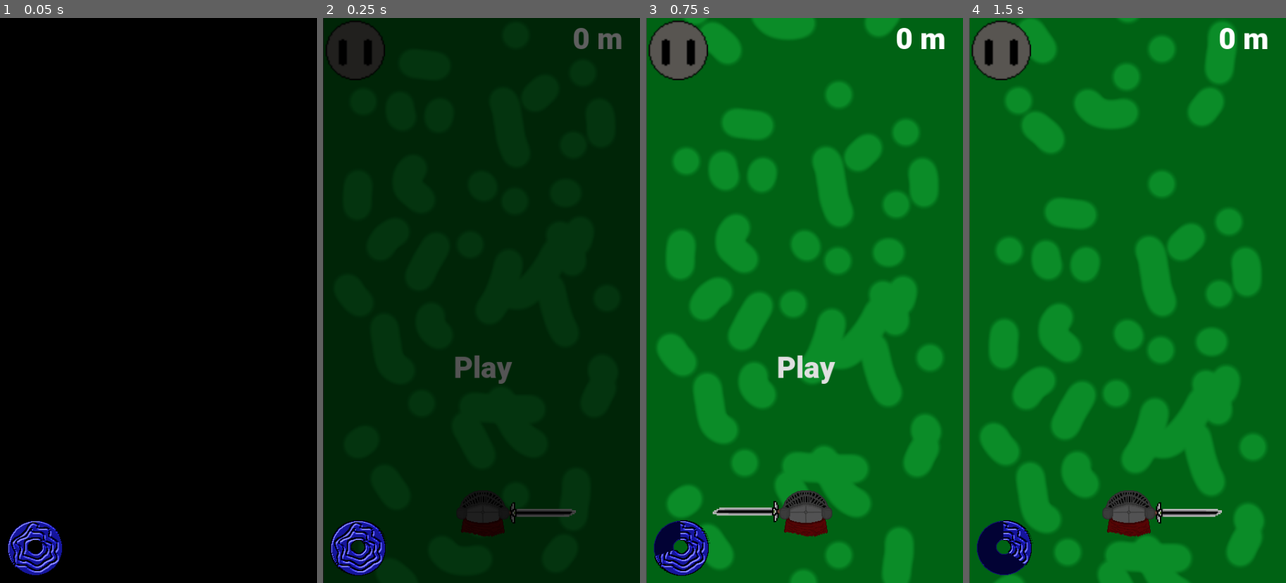
Above: before the commit, frames 1-4 (left to right).
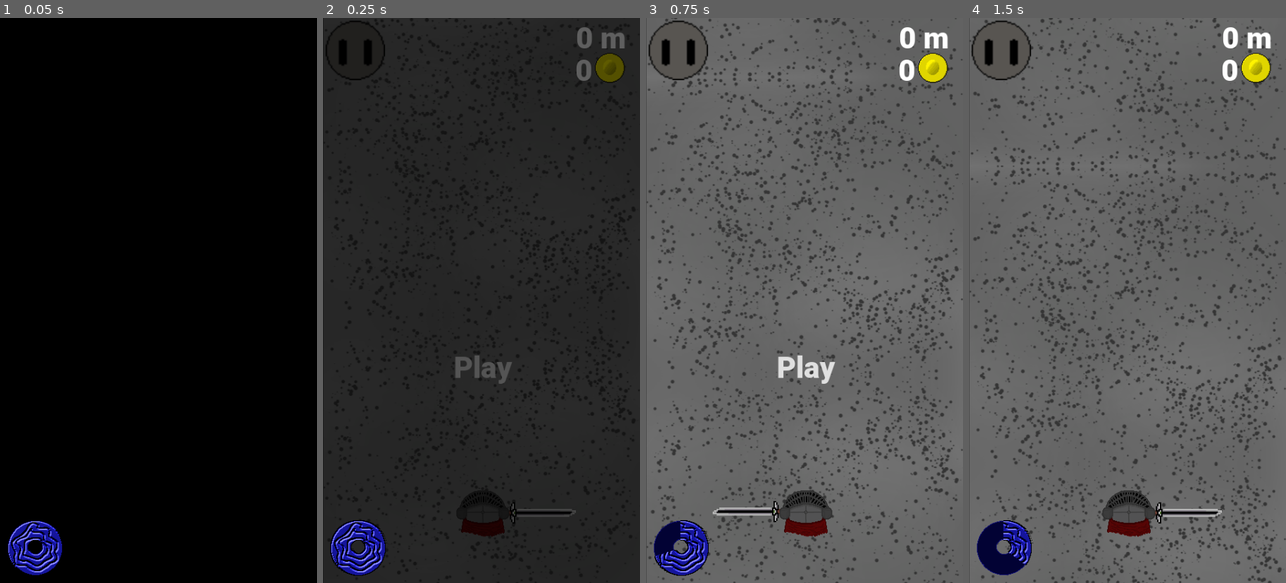
Above: after the commit, the same moments.

Repository: Yeetii/Bladerunner
Game: Godot game, scene res://Scenes/Main.tscn
Same seed, same stepped clock (60 frames per second), same inputs: the game is played once before the commit and once after it.
Inputs (mouse positions are in pixels of both pictures, inside the frame that each line leads up to):
- Up to frame 1 (0.05 s): no input
- Up to frame 2 (0.25 s): no input
- Up to frame 3 (0.75 s): click (677, 51) at 0.5 s
- Up to frame 4 (1.5 s): click "Play" at 1.25 s

Frame 1 is identical in both runs. In frame 2, 92% of the frame differs, in the area x 0-100%, y 0-100%; in frame 3, 95%; in frame 4, 96%.
Error after the commit: Invalid call. Nonexistent function 'has' in base 'Nil'. (res://Scripts/Global.gd:57)

Commit message:
Added Gold, better save, particles

Diff:
--- /dev/null
+++ b/Particles/EnemyHitParticle.tres
@@ -0,0 +1,48 @@
+[gd_resource type="ParticlesMaterial" load_steps=3 format=2]
+
+[ext_resource path="res://Particles/EnemyHitParticleScaleCurve.tres" type="Texture" id=1]
+
+[sub_resource type="GradientTexture" id=1]
+
+flags = 4
+width = 2048
+
+[resource]
+
+render_priority = 0
+trail_divisor = 1
+emission_shape = 0
+flag_align_y = false
+flag_rotate_y = false
+flag_disable_z = true
+spread = 180.0
+flatness = 0.0
+gravity = Vector3( 0, 0, 0 )
+initial_velocity = 150.0
+initial_velocity_random = 0.4
+angular_velocity = 0.0
+angular_velocity_random = 0.0
+orbit_velocity = 0.0
+orbit_velocity_random = 0.0
+linear_accel = 0.0
+linear_accel_random = 0.0
+radial_accel = 0.0
+radial_accel_random = 0.0
+tangential_accel = 0.0
+tangential_accel_random = 0.0
+damping = 10.0
+damping_random = 0.0
+angle = 90.0
+angle_random = 0.45
+scale = 5.0
+scale_random = 0.0
+scale_curve = ExtResource( 1 )
+color_ramp = SubResource( 1 )
+hue_variation = 0.0
+hue_variation_random = 0.0
+anim_speed = 0.0
+anim_speed_random = 0.0
+anim_offset = 0.0
+anim_offset_random = 0.0
+anim_loop = false
+_sections_unfolded = [ "Angle", "Angular Velocity", "Animation", "Color", "Damping", "Emission Shape", "Flags", "Gravity", "Hue Variation", "Initial Velocity", "Linear Accel", "Orbit Velocity", "Radial Accel", "Resource", "Scale", "Spread", "Tangential Accel", "Trail" ]
--- /dev/null
+++ b/Particles/EnemyHitParticleScaleCurve.tres
@@ -0,0 +1,14 @@
+[gd_resource type="CurveTexture" load_steps=2 format=2]
+
+[sub_resource type="Curve" id=2]
+
+min_value = 0.0
+max_value = 1.0
+bake_resolution = 100
+_data = [ Vector2( 0, 1 ), 0.0, 0.0, 0, 0, Vector2( 1, 0 ), 0.0, 0.0, 0, 0 ]
+
+[resource]
+
+flags = 4
+width = 2048
+curve = SubResource( 2 )
--- a/Scenes/Background.tscn
+++ b/Scenes/Background.tscn
@@ -1,6 +1,6 @@
 [gd_scene load_steps=2 format=2]
 
-[ext_resource path="res://Sprites/bg.png" type="Texture" id=1]
+[ext_resource path="res://Sprites/bg2.png" type="Texture" id=1]
 
 [node name="icon" type="Sprite" index="0"]
 
--- /dev/null
+++ b/Scenes/EnemyHitParticle.tscn
@@ -0,0 +1,35 @@
+[gd_scene load_steps=3 format=2]
+
+[ext_resource path="res://Scripts/Particle.gd" type="Script" id=1]
+[ext_resource path="res://Particles/EnemyHitParticle.tres" type="Material" id=2]
+
+[node name="EnemyHitParticle" type="Node2D"]
+
+z_index = 10
+script = ExtResource( 1 )
+_sections_unfolded = [ "Material", "Transform", "Z Index" ]
+
+[node name="Particles2D" type="Particles2D" parent="." index="0"]
+
+modulate = Color( 0, 0.246094, 0.0672913, 0.364667 )
+self_modulate = Color( 0, 0.230469, 0.0144043, 0.690588 )
+show_behind_parent = true
+emitting = false
+amount = 100
+lifetime = 1.0
+one_shot = true
+preprocess = 0.0
+speed_scale = 2.0
+explosiveness = 1.0
+randomness = 0.0
+fixed_fps = 0
+fract_delta = true
+visibility_rect = Rect2( 0, 0, 0, 0 )
+local_coords = false
+draw_order = 0
+process_material = ExtResource( 2 )
+texture = null
+normal_map = null
+h_frames = 1
+v_frames = 1
+_sections_unfolded = [ "Drawing", "Material", "Process Material", "Textures", "Time", "Transform", "Visibility", "Z Index" ]
--- a/Scenes/GobinAdult.tscn
+++ b/Scenes/GobinAdult.tscn
@@ -1,7 +1,8 @@
-[gd_scene load_steps=4 format=2]
+[gd_scene load_steps=5 format=2]
 
 [ext_resource path="res://Scripts/GobinAdult.gd" type="Script" id=1]
-[ext_resource path="res://Sprites/Characters/Goblin Adult.png" type="Texture" id=2]
+[ext_resource path="res://Scenes/EnemyHitParticle.tscn" type="PackedScene" id=2]
+[ext_resource path="res://Sprites/Characters/Goblin Adult.png" type="Texture" id=3]
 
 [sub_resource type="CircleShape2D" id=1]
 
@@ -18,6 +19,7 @@
 audio_bus_override = false
 audio_bus_name = "Master"
 script = ExtResource( 1 )
+death_particle = ExtResource( 2 )
 base_speed = 150
 speed_randomness = 140
 spawn_offset = Vector2( 0, -1000 )
--- a/Scenes/Goblin.tscn
+++ b/Scenes/Goblin.tscn
@@ -1,7 +1,8 @@
-[gd_scene load_steps=4 format=2]
+[gd_scene load_steps=5 format=2]
 
 [ext_resource path="res://Scripts/Goblin.gd" type="Script" id=1]
-[ext_resource path="res://Sprites/Characters/Goblin.png" type="Texture" id=2]
+[ext_resource path="res://Scenes/EnemyHitParticle.tscn" type="PackedScene" id=2]
+[ext_resource path="res://Sprites/Characters/Goblin.png" type="Texture" id=3]
 
 [sub_resource type="CircleShape2D" id=1]
 
@@ -19,6 +20,7 @@
 audio_bus_name = "Master"
 script = ExtResource( 1 )
 _sections_unfolded = [ "Transform", "Visibility" ]
+death_particle = ExtResource( 2 )
 base_speed = 150
 speed_randomness = 140
 spawn_offset = Vector2( 0, -1000 )
--- /dev/null
+++ b/Scenes/Gold.tscn
@@ -0,0 +1,23 @@
+[gd_scene load_steps=3 format=2]
+
+[ext_resource path="res://Sprites/gold.png" type="Texture" id=1]
+[ext_resource path="res://Scripts/Gold.gd" type="Script" id=2]
+
+[node name="Gold" type="Sprite"]
+
+texture = ExtResource( 1 )
+centered = false
+script = ExtResource( 2 )
+_sections_unfolded = [ "Material", "Offset", "Region", "Transform", "Visibility", "Z Index" ]
+
+[node name="Tween" type="Tween" parent="." index="0"]
+
+repeat = false
+playback_process_mode = 1
+playback_speed = 1.0
+playback/active = false
+playback/repeat = false
+playback/speed = 1.0
+_sections_unfolded = [ "playback" ]
+
+[connection signal="tween_completed" from="Tween" to="." method="_on_Tween_tween_completed"]
--- a/Scenes/Main.tscn
+++ b/Scenes/Main.tscn
@@ -1,16 +1,18 @@
-[gd_scene load_steps=13 format=2]
+[gd_scene load_steps=15 format=2]
 
 [ext_resource path="res://Scripts/Main.gd" type="Script" id=1]
 [ext_resource path="res://Scenes/Goblin.tscn" type="PackedScene" id=2]
 [ext_resource path="res://Scenes/GobinAdult.tscn" type="PackedScene" id=3]
 [ext_resource path="res://Scenes/Player.tscn" type="PackedScene" id=4]
 [ext_resource path="res://Fonts/font.tres" type="DynamicFont" id=5]
-[ext_resource path="res://Sprites/Pause.png" type="Texture" id=6]
-[ext_resource path="res://Scripts/HighScore.gd" type="Script" id=7]
-[ext_resource path="res://Scenes/Transition.tscn" type="PackedScene" id=8]
-[ext_resource path="res://Sprites/EnergyBack.png" type="Texture" id=9]
-[ext_resource path="res://Sprites/EnergyFiller.png" type="Texture" id=10]
-[ext_resource path="res://Scripts/EnergyBar.gd" type="Script" id=11]
+[ext_resource path="res://Scripts/GoldText.gd" type="Script" id=6]
+[ext_resource path="res://Sprites/gold.png" type="Texture" id=7]
+[ext_resource path="res://Sprites/Pause.png" type="Texture" id=8]
+[ext_resource path="res://Scripts/HighScore.gd" type="Script" id=9]
+[ext_resource path="res://Scenes/Transition.tscn" type="PackedScene" id=10]
+[ext_resource path="res://Sprites/EnergyBack.png" type="Texture" id=11]
+[ext_resource path="res://Sprites/EnergyFiller.png" type="Texture" id=12]
+[ext_resource path="res://Scripts/EnergyBar.gd" type="Script" id=13]
 
 [sub_resource type="Animation" id=1]
 
@@ -58,8 +60,10 @@
 anchor_top = 0.0
 anchor_right = 1.0
 anchor_bottom = 0.0
-margin_left = -128.0
-margin_bottom = 64.0
+margin_left = -149.0
+margin_top = -1.0
+margin_right = -21.0
+margin_bottom = 63.0
 rect_pivot_offset = Vector2( 0, 0 )
 rect_clip_content = false
 mouse_filter = 2
@@ -68,14 +72,75 @@
 size_flags_vertical = 4
 custom_fonts/font = ExtResource( 5 )
 text = "0 m"
-align = 1
+align = 2
 valign = 1
 percent_visible = 1.0
 lines_skipped = 0
 max_lines_visible = -1
 _sections_unfolded = [ "Material", "Visibility", "custom_colors", "custom_fonts", "custom_styles" ]
 
-[node name="Pause" type="Button" parent="UI" index="1"]
+[node name="GoldInformation" type="HBoxContainer" parent="UI" index="1"]
+
+anchor_left = 0.0
+anchor_top = 0.0
+anchor_right = 0.0
+anchor_bottom = 0.0
+margin_left = 306.0
+margin_top = 53.0
+margin_right = 457.0
+margin_bottom = 106.0
+rect_pivot_offset = Vector2( 0, 0 )
+rect_clip_content = false
+mouse_filter = 0
+mouse_default_cursor_shape = 0
+size_flags_horizontal = 1
+size_flags_vertical = 1
+alignment = 0
+_sections_unfolded = [ "Anchor", "Grow Direction", "Rect" ]
+
+[node name="Gold" type="Label" parent="UI/GoldInformation" index="0"]
+
+anchor_left = 0.0
+anchor_top = 0.0
+anchor_right = 0.0
+anchor_bottom = 0.0
+margin_right = 102.0
+margin_bottom = 53.0
+rect_pivot_offset = Vector2( 0, 0 )
+rect_clip_content = false
+mouse_filter = 2
+mouse_default_cursor_shape = 0
+size_flags_horizontal = 3
+size_flags_vertical = 1
+custom_fonts/font = ExtResource( 5 )
+text = "0"
+align = 2
+percent_visible = 1.0
+lines_skipped = 0
+max_lines_visible = -1
+script = ExtResource( 6 )
+_sections_unfolded = [ "Anchor", "Grow Direction", "Margin", "Rect", "Size Flags", "custom_fonts" ]
+
+[node name="Sprite" type="TextureRect" parent="UI/GoldInformation" index="1"]
+
+anchor_left = 0.0
+anchor_top = 0.0
+anchor_right = 0.0
+anchor_bottom = 0.0
+margin_left = 106.0
+margin_right = 151.0
+margin_bottom = 53.0
+rect_pivot_offset = Vector2( 0, 0 )
+rect_clip_content = false
+mouse_filter = 1
+mouse_default_cursor_shape = 0
+size_flags_horizontal = 1
+size_flags_vertical = 1
+texture = ExtResource( 7 )
+stretch_mode = 0
+_sections_unfolded = [ "Anchor", "Focus", "Grow Direction", "Hint", "Margin", "Mouse", "Offset", "Rect", "Size Flags" ]
+
+[node name="Pause" type="Button" parent="UI" index="2"]
 
 pause_mode = 2
 anchor_left = 0.0
@@ -120,7 +185,7 @@
 anims/Pause_Animation = SubResource( 1 )
 blend_times = [  ]
 
-[node name="NotPlaying" type="Control" parent="UI" index="2"]
+[node name="NotPlaying" type="Control" parent="UI" index="3"]
 
 anchor_left = 0.0
 anchor_top = 0.0
@@ -186,14 +251,14 @@
 percent_visible = 1.0
 lines_skipped = 0
 max_lines_visible = -1
-script = ExtResource( 7 )
+script = ExtResource( 9 )
 _sections_unfolded = [ "Anchor", "Focus", "Grow Direction", "Hint", "Margin", "Material", "Mouse", "Rect", "Size Flags", "Theme", "Visibility", "custom_colors", "custom_constants", "custom_fonts", "custom_styles" ]
 
-[node name="Transition" parent="UI" index="3" instance=ExtResource( 8 )]
+[node name="Transition" parent="UI" index="4" instance=ExtResource( 10 )]
 
 visible = false
 
-[node name="EnergyBar" type="TextureProgress" parent="UI" index="4"]
+[node name="EnergyBar" type="TextureProgress" parent="UI" index="5"]
 
 anchor_left = 0.0
 anchor_top = 0.0
--- a/Scripts/Enemy.gd
+++ b/Scripts/Enemy.gd
@@ -1,5 +1,6 @@
 extends Area2D
 
+export (PackedScene) var death_particle
 
 export (int) var base_speed = 150
 export (int) var speed_randomness = 140
@@ -8,6 +9,8 @@
 export (Vector2) var spawn_offset = Vector2(0, -1000)
 export (int) var spawn_xpos_random = 100
 
+
+var gold = preload("res://Scenes/Gold.tscn")
 
 func _ready():
 	speed = base_speed + rand_range(-speed_randomness, speed_randomness)
@@ -35,6 +38,19 @@
 
 func death_animation(sword_rotation, attack_left):
 
+	# spawn gold
+	var new_gold = gold.instance()
+	get_parent().get_node("UI").add_child(new_gold)
+	new_gold.global_position = get_global_transform_with_canvas().get_origin()
+
+	new_gold.start()
+
+
+	var new_particle = death_particle.instance()
+	get_parent().add_child(new_particle)
+	new_particle.global_position = global_position
+	#new_particle.get_node("Particles2D").emitting = true
+
 	$CollisionShape2D.disabled = true
 
 	var offset = Vector2(0, -100)
--- a/Scripts/Global.gd
+++ b/Scripts/Global.gd
@@ -2,29 +2,43 @@
 
 const SAVE_PATH = "user://save.json"
 
+signal update_gold(gold)
+
 var is_playing = false
 var paused = false
 
-var high_score = 0
+var data = {
+	high_score = 0,
+	gold = 0,
+}
 
 func _ready():
-	print("ready")
 	load_game()
 
 func update_high_score(new_score):
-	if new_score > high_score:
-		high_score = new_score
+	if new_score > data.high_score:
+		data.high_score = new_score
+
+
+func add_gold(value):
+	data.gold += value
+	emit_signal("update_gold", data.gold)
+
+
+func update_text():
+	emit_signal("update_gold", data.gold)
+
+
 
 func save_game():
 	var save_file = File.new()
 
-	var data = {
-		high_score = high_score
-	}
+	var save_data = data
+
 
 	save_file.open(SAVE_PATH, File.WRITE)
 
-	save_file.store_line(to_json(data))
+	save_file.store_line(to_json(save_data))
 	print ("Saved")
 	save_file.close()
 
@@ -32,10 +46,18 @@
 	var save_file = File.new()
 	if !save_file.file_exists(SAVE_PATH):
 		print ("No save")
-		return
 
 	var currentline = {}
 	save_file.open(SAVE_PATH, File.READ)
 	currentline = parse_json(save_file.get_line())
-	high_score = currentline.high_score
+	print("current line " , currentline)
+
+
+	for key in data:
+		if currentline.has(key):
+			data[key] = currentline[key]
+
+	print("loaded successfully")
 	save_file.close()
+
+	update_text()
--- /dev/null
+++ b/Scripts/Gold.gd
@@ -0,0 +1,20 @@
+extends Sprite
+
+var desired_position = Vector2()
+
+func _ready():
+
+
+	pass
+
+
+func start():
+	desired_position = get_tree().root.get_node("Main/UI/GoldInformation/Sprite").get_global_transform_with_canvas().get_origin()
+
+	$Tween.interpolate_property(self, "global_position", global_position, desired_position, 1.5, Tween.TRANS_QUAD,Tween.EASE_OUT)
+	$Tween.start()
+
+
+func _on_Tween_tween_completed(object, key):
+	Global.add_gold(1)
+	queue_free()
--- /dev/null
+++ b/Scripts/GoldText.gd
@@ -0,0 +1,7 @@
+extends Label
+
+func _ready():
+	Global.connect("update_gold", self, "update_text")
+
+func update_text(gold):
+	text = str(gold)
--- a/Scripts/HighScore.gd
+++ b/Scripts/HighScore.gd
@@ -3,6 +3,6 @@
 var time = 0
 
 func _ready():
-	if Global.high_score == 0:
+	if Global.data.high_score == 0:
 		queue_free()
-	text = "High Score: " + str(Global.high_score)
+	text = "High Score: " + str(Global.data.high_score)
--- a/Scripts/Main.gd
+++ b/Scripts/Main.gd
@@ -33,6 +33,8 @@
 
 
 func _ready():
+	Global.update_text()
+
 	init_enemies()
 
 
--- /dev/null
+++ b/Scripts/Particle.gd
@@ -0,0 +1,14 @@
+extends Node2D
+
+var life_time
+
+func _ready():
+	life_time = $Particles2D.lifetime
+	$Particles2D.one_shot = true
+	$Particles2D.emitting = true
+
+
+func _process(delta):
+	life_time -= delta
+	if life_time < 0:
+		queue_free()
--- a/project.godot
+++ b/project.godot
@@ -12,7 +12,8 @@
 
 config/name="Swordrunner"
 run/main_scene="res://Scenes/Main.tscn"
-boot_splash/image="res://Sprites/bg.png"
+boot_splash/image="res://Sprites/black.png"
+boot_splash/bg_color=Color( 0, 0, 0, 1 )
 config/icon="res://Sprites/Characters/Hero.png"
 
 [autoload]
Not shown: 1 places in Scenes/GobinAdult.tscn that only renumber resources
Not shown: 1 places in Scenes/Goblin.tscn that only renumber resources
Not shown: 2 places in Scenes/Main.tscn that only renumber resources
Binary file added: Sprites/bg2.png
Not shown, added: Sprites/bg2.png.import
Binary file added: Sprites/gold.png
Not shown, added: Sprites/gold.png.import
